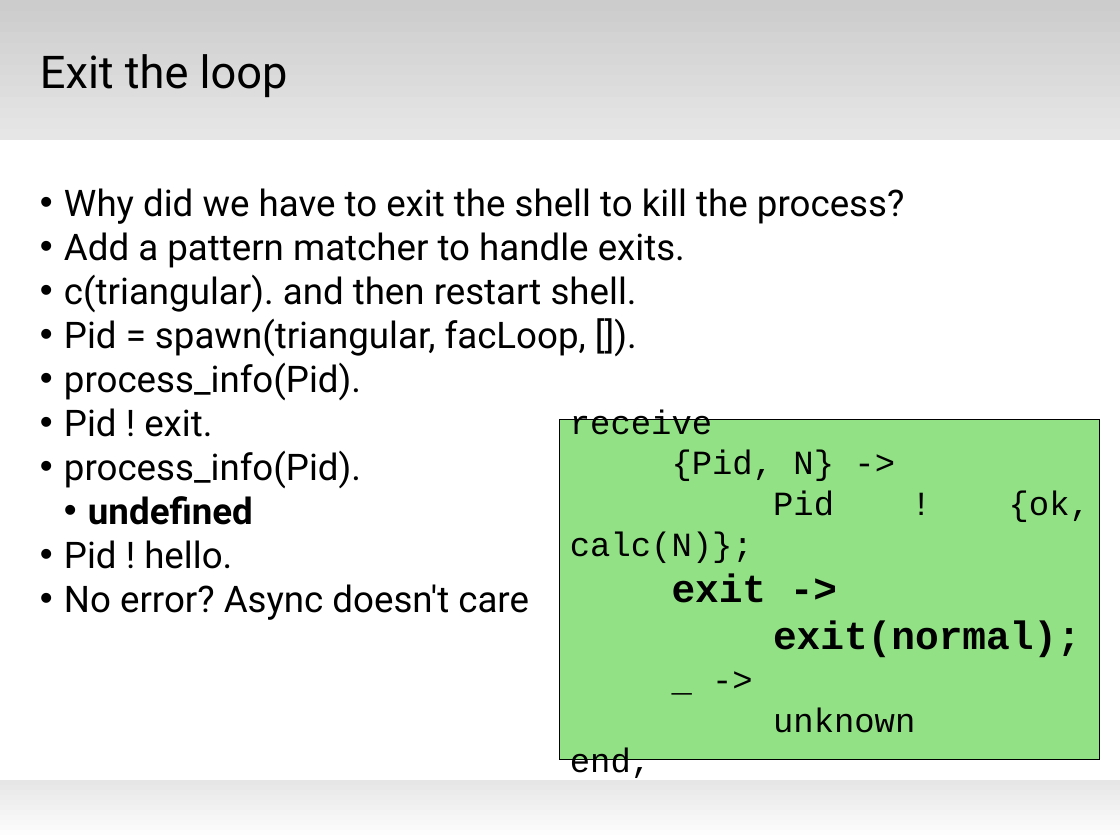
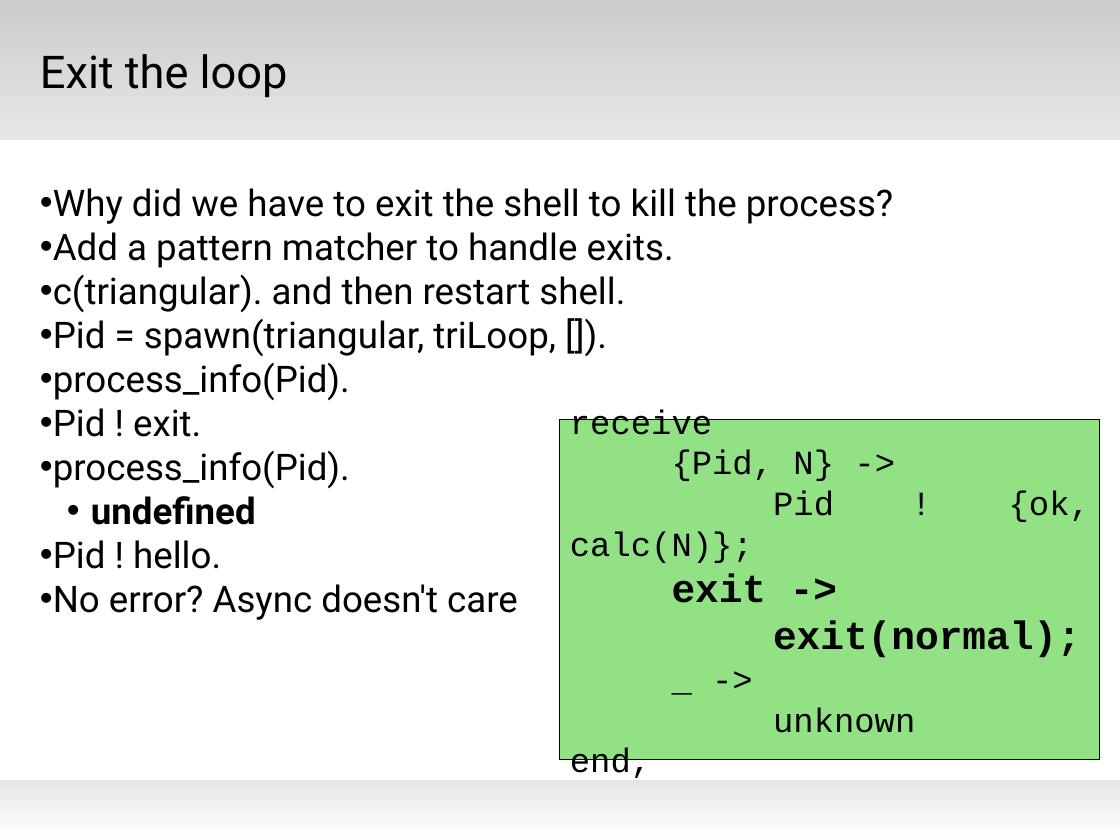
Before and after one commit to AustinElixir/Presentations, a slide deck: slide 17 of Distributed Erlang/Distributed Erlang.pptx (slide 18 before the commit). Drawn at 1120x840 pixels with LibreOffice and Linux fonts; fonts in the diff are those of the drawing; background and template pictures are left out. Boxes give left, top, right and bottom in pixels: in the first picture for what was removed or moved away, otherwise in the second. Text is boxed around its words. In the diff, an @@ line names an element or a change of style, - is before the commit and + after.

```diff
--- a/Distributed Erlang/Distributed Erlang.pptx
+++ b/Distributed Erlang/Distributed Erlang.pptx
@@ text at box(53, 319, 556, 356): text changed @@
-• Pid = spawn(triangular, facLoop, []).
+• Pid = spawn(triangular, triLoop, []).
@@ text at box(91, 496, 256, 525): indent changed @@
```
Also in this commit, not shown: 15 other slides changed, 1 slide removed.
